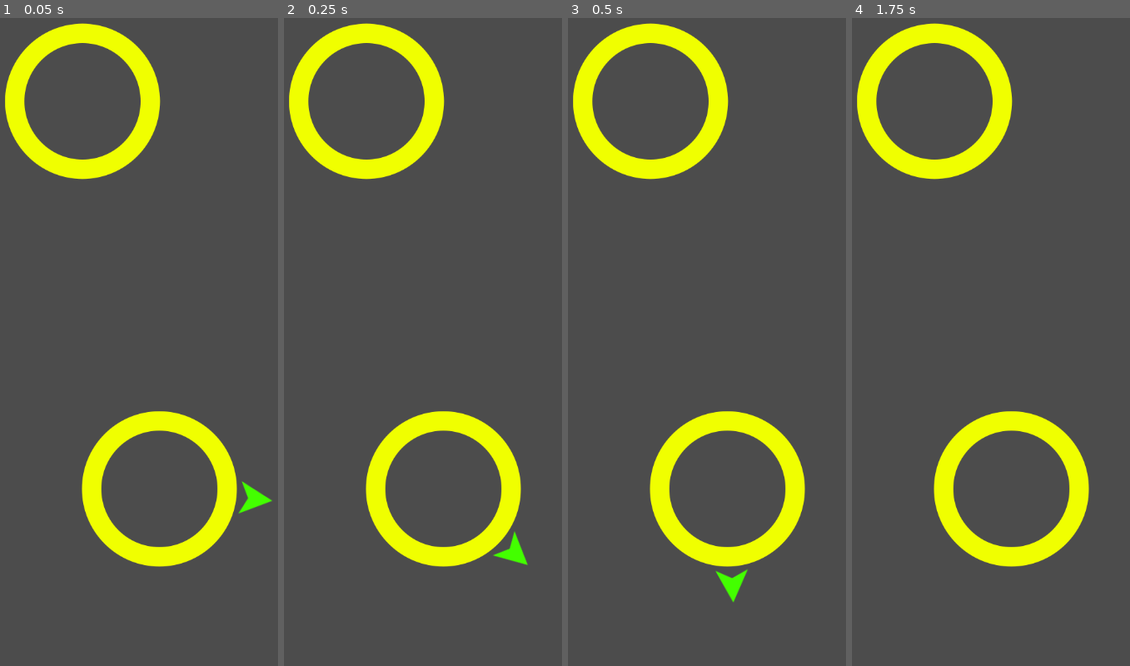
Above: before the commit, frames 1-4 (left to right).
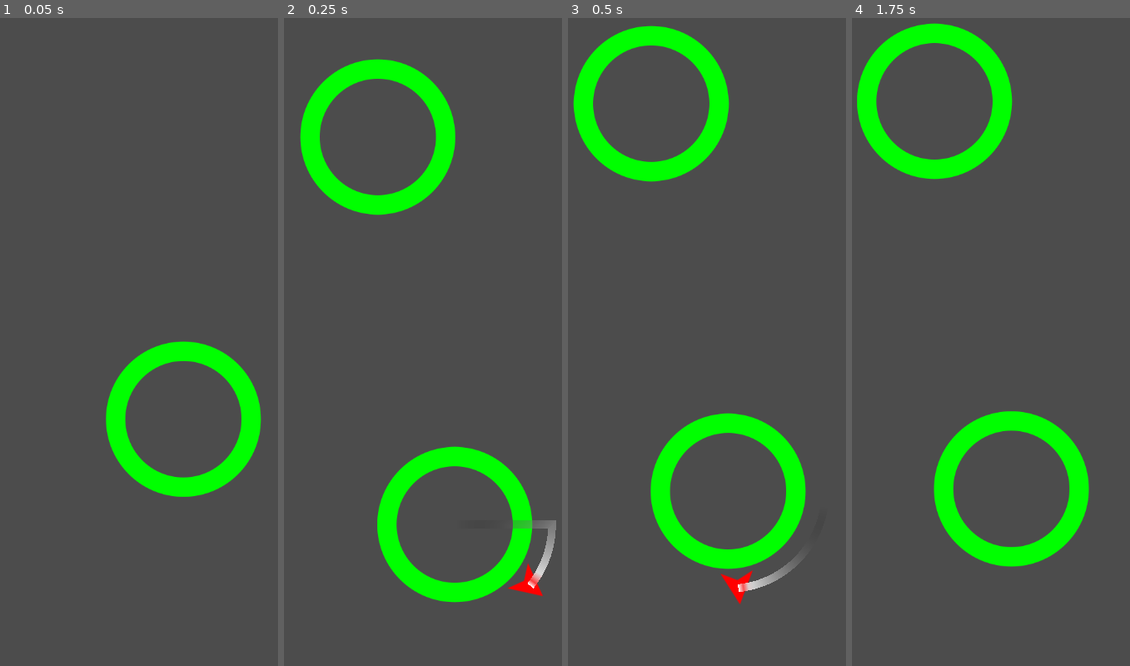
Above: after the commit, the same moments.

Repository: bearlikelion/OrbitalJump
Game: Godot game, scene res://src/Main.tscn
Same seed, same stepped clock (60 frames per second), same inputs: the game is played once before the commit and once after it.
Inputs (mouse positions are in pixels of both pictures, inside the frame that each line leads up to):
- Up to frame 1 (0.05 s): no input
- Up to frame 2 (0.25 s): no input
- Up to frame 3 (0.5 s): no input
- Up to frame 4 (1.75 s): move the mouse to (1093, 296) at 0.52 s; click (1093, 296) at 0.67 s; tap Enter at 1.25 s; move the mouse to (935, 367) at 1.27 s; click (935, 367) at 1.42 s

The runs differ from the first frame. In frame 1, 14% of the frame differs, in the area x 1-98%, y 0-85%; in frame 2, 18%, in the area x 1-98%, y 0-91%; in frame 3, 11%; in frame 4, 9.5%.

Commit message:
Changed colors and implode animation

Diff:
--- a/src/Main.tscn
+++ b/src/Main.tscn
@@ -17,21 +17,20 @@
 	player = Jumper.instance()
 	player.position = $StartPosition.position
 	add_child(player)
-	player.connect(\"captured\", self, \"_on_Jumper_captured\")
+	player.connect(\"landed\", self, \"_on_Jumper_landed\")
 	spawn_circle($StartPosition.position)
 
 func spawn_circle(_position=null):
-	print(\"Position: \" + str(_position))
 	var c = Circle.instance()
+	# TODO: Better random range
 	if !_position:
 		var x = rand_range(-150, 150)
 		var y = rand_range(-500, -400)
 		_position = player.target.position + Vector2(x, y)
 	add_child(c)
-	c.init(_position, 100)
+	c.init(_position)
 
-func _on_Jumper_captured(object):
-	print(\"Jumper captured\")
+func _on_Jumper_landed(object):
 	$Camera2D.position = object.position
 	call_deferred(\"spawn_circle\")
 "
@@ -45,3 +44,5 @@
 [node name="Camera2D" type="Camera2D" parent="."]
 offset = Vector2( 0, -200 )
 current = true
+smoothing_enabled = true
+smoothing_speed = 10.0
--- a/src/Objects/Circle.tscn
+++ b/src/Objects/Circle.tscn
@@ -7,6 +7,7 @@
 script/source = "extends Area2D
 
 onready var orbit_position = $Pivot/OrbitPosition
+
 var radius = 100
 var rotation_speed = PI
 
@@ -22,6 +23,7 @@
 	var img_size = $Sprite.texture.get_size().x / 2
 	$Sprite.scale = Vector2(1, 1) * radius / img_size
 	orbit_position.position.x = radius + 25
+	rotation_speed *= pow(-1, randi() % 2)
 
 func _process(delta):
 	$Pivot.rotation += rotation_speed * delta
@@ -29,10 +31,38 @@
 
 [sub_resource type="ShaderMaterial" id=2]
 shader = ExtResource( 2 )
-shader_param/color = Color( 0.945098, 1, 0, 1 )
+shader_param/color = Color( 0, 1, 0, 1 )
 
 [sub_resource type="CircleShape2D" id=3]
 radius = 100.0
+
+[sub_resource type="Animation" id=4]
+resource_name = "implode"
+length = 0.4
+tracks/0/type = "value"
+tracks/0/path = NodePath(".:scale")
+tracks/0/interp = 1
+tracks/0/loop_wrap = true
+tracks/0/imported = false
+tracks/0/enabled = true
+tracks/0/keys = {
+"times": PoolRealArray( 0, 0.4 ),
+"transitions": PoolRealArray( 1, 1 ),
+"update": 0,
+"values": [ Vector2( 1, 1 ), Vector2( 0.1, 0.1 ) ]
+}
+tracks/1/type = "value"
+tracks/1/path = NodePath(".:modulate")
+tracks/1/interp = 1
+tracks/1/loop_wrap = true
+tracks/1/imported = false
+tracks/1/enabled = true
+tracks/1/keys = {
+"times": PoolRealArray( 0, 0.4 ),
+"transitions": PoolRealArray( 1, 1 ),
+"update": 0,
+"values": [ Color( 1, 1, 1, 1 ), Color( 1, 1, 1, 0 ) ]
+}
 
 [node name="Circle" type="Area2D"]
 script = SubResource( 1 )
@@ -47,3 +77,6 @@
 [node name="Pivot" type="Node2D" parent="."]
 
 [node name="OrbitPosition" type="Position2D" parent="Pivot"]
+
+[node name="AnimationPlayer" type="AnimationPlayer" parent="."]
+anims/implode = SubResource( 4 )
--- a/src/Objects/Jumper.tscn
+++ b/src/Objects/Jumper.tscn
@@ -7,8 +7,11 @@
 script/source = "extends Area2D
 
 export var jump_speed = 1000
+export var trail_length = 25
 
-signal captured
+onready var trail = $Trail/Points
+
+signal landed
 
 var velocity = Vector2(100, 0)  # start value for testing
 var target = null  # if we're on a circle
@@ -24,18 +27,27 @@
 func _on_Jumper_area_entered(area):
 	target = area
 	velocity = Vector2.ZERO
-	emit_signal(\"captured\", area)
+	target.get_node(\"Pivot\").rotation = (position - target.position).angle()
+	emit_signal(\"landed\", area)
 
 func _physics_process(delta):
 	if target:
 		transform = target.orbit_position.global_transform
 	else:
 		position += velocity * delta
+
+	if trail.points.size() > trail_length:
+		trail.remove_point(0)
+	trail.add_point(position)
 "
 
 [sub_resource type="ShaderMaterial" id=2]
 shader = ExtResource( 2 )
-shader_param/color = Color( 0.266667, 1, 0, 1 )
+shader_param/color = Color( 1, 0, 0, 1 )
+
+[sub_resource type="Gradient" id=3]
+offsets = PoolRealArray( 0, 0.91411, 0.98773, 1 )
+colors = PoolColorArray( 0, 0, 0, 0, 0.91411, 0.91411, 0.91411, 0.91411, 1, 0, 0, 1, 1, 1, 1, 1 )
 
 [node name="Jumper" type="Area2D"]
 script = SubResource( 1 )
@@ -50,4 +62,9 @@
 polygon = PoolVector2Array( -20.6669, -21.422, 19.8599, -0.307159, -21.0075, 21.4888 )
 
 [node name="VisibilityNotifier2D" type="VisibilityNotifier2D" parent="."]
+
+[node name="Trail" type="Node" parent="."]
+
+[node name="Points" type="Line2D" parent="Trail"]
+gradient = SubResource( 3 )
 [connection signal="area_entered" from="." to="." method="_on_Jumper_area_entered"]
Not shown: 1 places in src/Objects/Circle.tscn that only renumber resources
Not shown: 1 places in src/Objects/Jumper.tscn that only renumber resources
